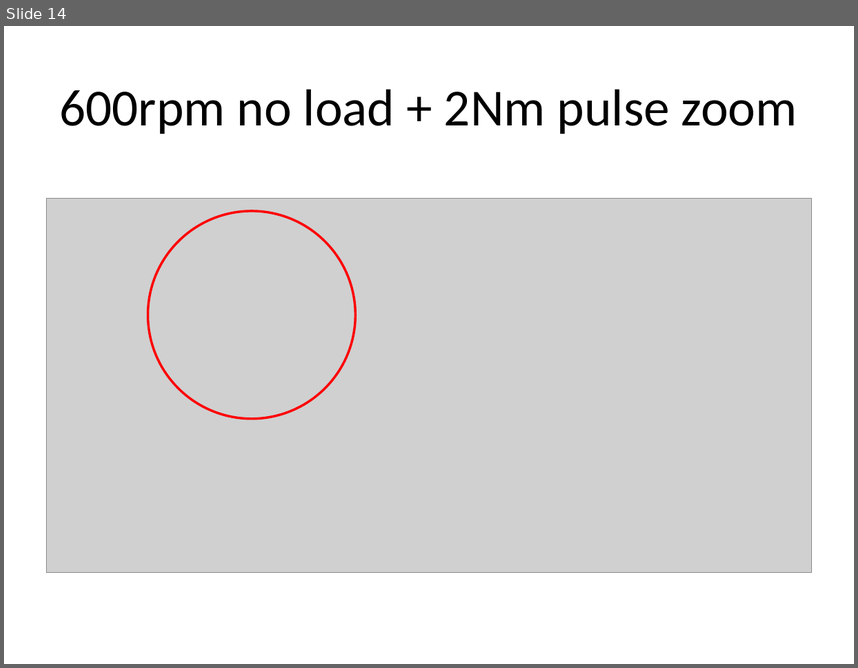
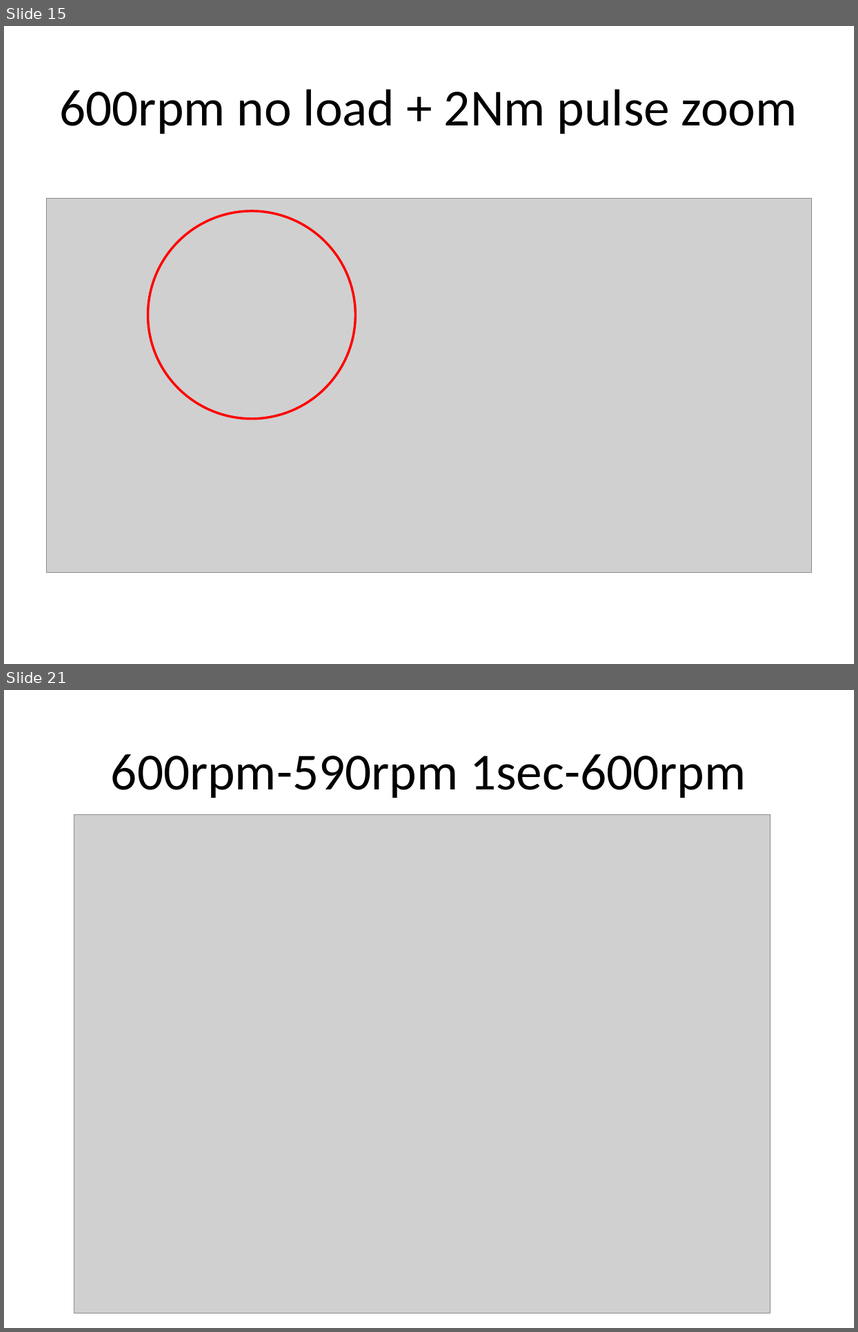
Before and after one commit to SerhatOzkucuk/PhD-Works, a slide deck: Parameter Estimation Works/SerhatServoAutoTune_RuzgemSetup/MATLAB_Disturbance_analysis_RuzgemData/FFT analysis - outcomes.pptx. Shown one above the other, each under a label of ours: slide 14 before the commit, slides 15 and 21 after it; the slides between them are not shown. The pictures are 858x668 and 858x1332 pixels, drawn with LibreOffice and Linux fonts; fonts in the diff are those of the drawing; grey boxes stand for pictures. Boxes give left, top, right and bottom in pixels: in the first picture for what was removed or moved away, otherwise in the second. Text is boxed around its words. In the diff, an @@ line names an element or a change of style, - is before the commit and + after.

```diff
--- a/Parameter Estimation Works/SerhatServoAutoTune_RuzgemSetup/MATLAB_Disturbance_analysis_RuzgemData/FFT analysis - outcomes.pptx
+++ b/Parameter Estimation Works/SerhatServoAutoTune_RuzgemSetup/MATLAB_Disturbance_analysis_RuzgemData/FFT analysis - outcomes.pptx
@@ slide 21 added at (4, 690, 854, 1328), background #FFFFFF @@
@@ title added at (111, 754, 746, 798), 44 pt, text #000000 @@
+600rpm-590rpm 1sec-600rpm
@@ picture added at (74, 815, 771, 1313) @@
@@ what was slide 14 is now slide 15 @@
```
Also in this commit, not shown: 2 slides changed, 8 other slides added, 1 other file.
